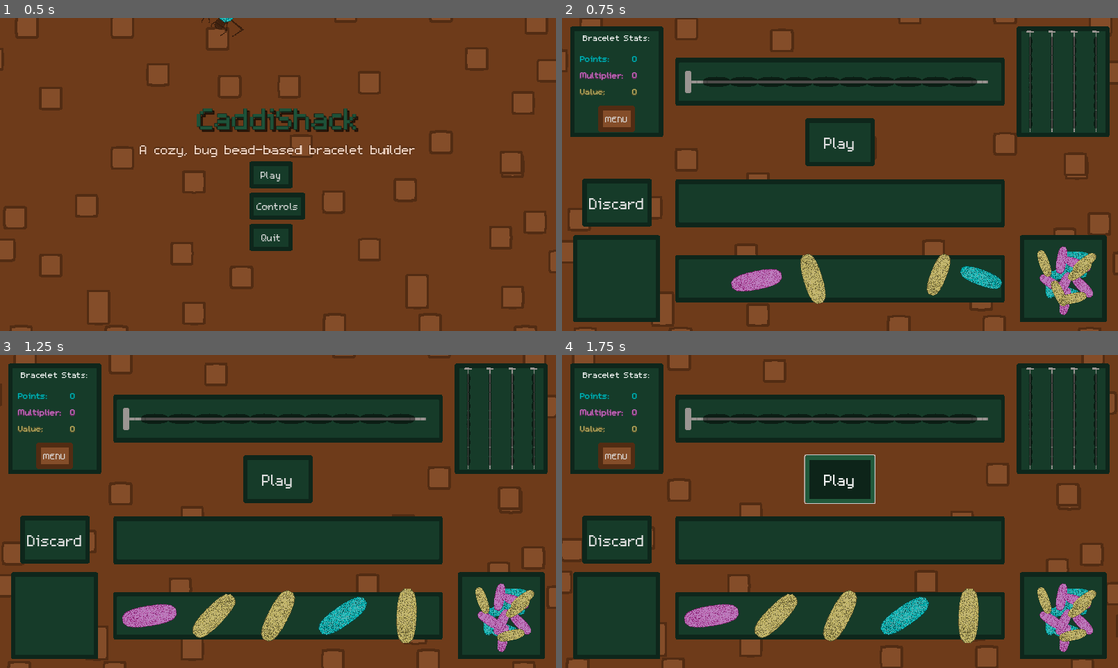
Above: before the commit, frames 1-4 (two rows, left to right).
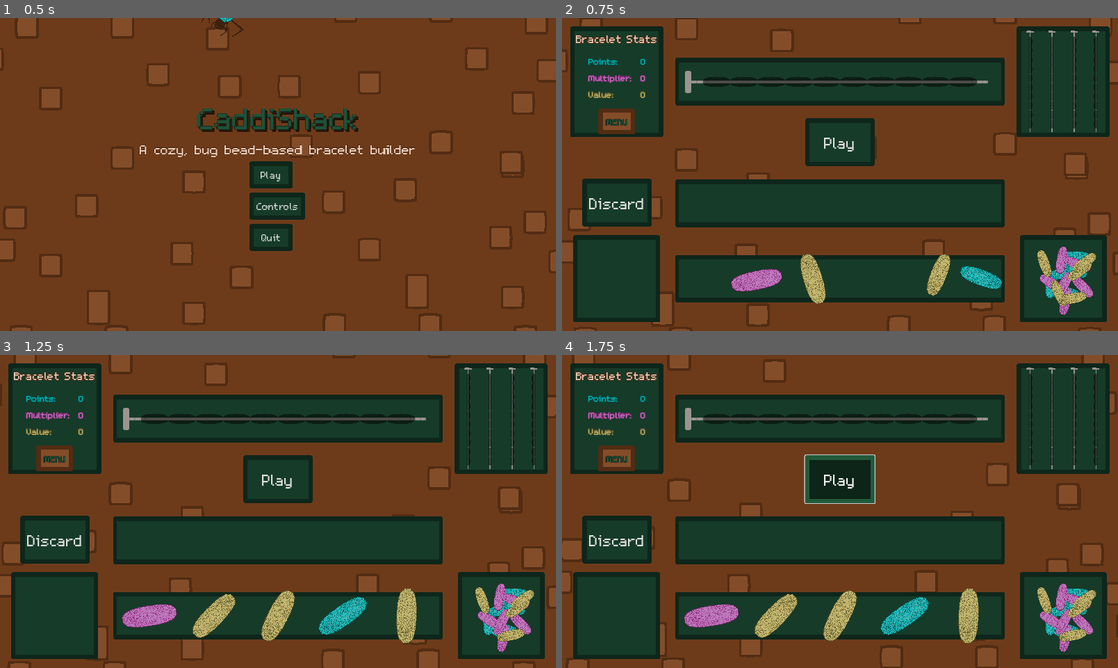
Above: after the commit, the same moments.

Repository: Splashy-Inc/caddishack
Game: Godot game, scene res://SCENES/screen_manager.tscn
The game is run twice, just before and just after one commit, with the same random seed, the same clock (stepped at 60 frames per second) and the same inputs. The engine's default icon, where the game draws it, is replaced by a stand-in: a white triangle on a blue panel in a dark square.
Inputs:
- Up to frame 1 (0.5 s): no input
- Up to frame 2 (0.75 s): click "Play" at 0.5 s
- Up to frame 3 (1.25 s): no input
- Up to frame 4 (1.75 s): click "Play" at 1.25 s

Frame 1 is identical in both runs. In frame 2, 1.1% of the frame differs, in the area x 2-18%, y 5-38%; in frame 3, 1.1%; in frame 4, 1.1%.

Commit message:
Update some text things

Diff:
--- a/SCENES/CRAFT_STATION/bracelet_info_panel.tscn
+++ b/SCENES/CRAFT_STATION/bracelet_info_panel.tscn
@@ -1,12 +1,21 @@
-[gd_scene load_steps=7 format=3 uid="uid://1guuvhm3f7g"]
+[gd_scene load_steps=10 format=3 uid="uid://1guuvhm3f7g"]
 
 [ext_resource type="Script" path="res://SCRIPTS/CRAFT_STATION/bracelet_info_panel.gd" id="1_7kj4q"]
 [ext_resource type="Texture2D" uid="uid://cmuoseeihhp3q" path="res://ASSETS/Art/CRAFT_STATION/Run_Display.png" id="1_125mw"]
 [ext_resource type="PackedScene" uid="uid://l63bub3q0j7s" path="res://SCENES/GUI/pause_button.tscn" id="2_ftofv"]
+[ext_resource type="FontFile" uid="uid://di1ynwh6doxnf" path="res://ASSETS/Font/m5x7.ttf" id="3_cufab"]
 [ext_resource type="StyleBox" uid="uid://djqiuusgpwpce" path="res://RESOURCES/brown_button_hover_box_texture.tres" id="3_u5r03"]
 [ext_resource type="StyleBox" uid="uid://b5qasew2vnpnv" path="res://RESOURCES/brown_button_box_texture.tres" id="4_j0hpn"]
+[ext_resource type="Theme" uid="uid://dw1njnimthc2q" path="res://SCENES/CRAFT_STATION/green_text.tres" id="5_dtlaa"]
 
 [sub_resource type="StyleBoxEmpty" id="StyleBoxEmpty_dynvs"]
+
+[sub_resource type="LabelSettings" id="LabelSettings_g4d53"]
+font = ExtResource("3_cufab")
+font_size = 40
+font_color = Color(0.941176, 0.827451, 0.760784, 1)
+outline_size = 5
+outline_color = Color(0.321569, 0.172549, 0.0745098, 1)
 
 [node name="InfoPanel" type="Control"]
 layout_mode = 3
@@ -38,13 +47,13 @@
 [node name="PanelTitle" type="Label" parent="CenteredPanel/VBoxContainer"]
 layout_mode = 2
 size_flags_horizontal = 4
-theme_override_font_sizes/font_size = 32
-text = "Bracelet Stats:"
+text = "Bracelet Stats"
+label_settings = SubResource("LabelSettings_g4d53")
 horizontal_alignment = 1
 
 [node name="GridContainer" type="GridContainer" parent="CenteredPanel/VBoxContainer"]
 layout_mode = 2
-size_flags_horizontal = 0
+size_flags_horizontal = 4
 theme_override_constants/h_separation = 20
 theme_override_constants/v_separation = 10
 columns = 2
@@ -54,7 +63,7 @@
 size_flags_horizontal = 3
 theme_override_colors/font_color = Color(0, 0.721569, 0.721569, 1)
 theme_override_colors/font_outline_color = Color(0, 0.356863, 0.356863, 1)
-theme_override_constants/outline_size = 3
+theme_override_constants/outline_size = 5
 theme_override_font_sizes/font_size = 32
 text = "Points:"
 
@@ -63,7 +72,7 @@
 size_flags_horizontal = 3
 theme_override_colors/font_color = Color(0, 0.721569, 0.721569, 1)
 theme_override_colors/font_outline_color = Color(0, 0.356863, 0.356863, 1)
-theme_override_constants/outline_size = 3
+theme_override_constants/outline_size = 5
 theme_override_font_sizes/font_size = 32
 text = "0"
 
@@ -72,7 +81,7 @@
 size_flags_horizontal = 3
 theme_override_colors/font_color = Color(0.737255, 0.454902, 0.737255, 1)
 theme_override_colors/font_outline_color = Color(0.541176, 0.160784, 0.470588, 1)
-theme_override_constants/outline_size = 3
+theme_override_constants/outline_size = 5
 theme_override_font_sizes/font_size = 32
 text = "Multiplier:"
 horizontal_alignment = 2
@@ -82,7 +91,7 @@
 size_flags_horizontal = 3
 theme_override_colors/font_color = Color(0.737255, 0.454902, 0.737255, 1)
 theme_override_colors/font_outline_color = Color(0.541176, 0.160784, 0.470588, 1)
-theme_override_constants/outline_size = 3
+theme_override_constants/outline_size = 5
 theme_override_font_sizes/font_size = 32
 text = "0"
 
@@ -91,7 +100,7 @@
 size_flags_horizontal = 3
 theme_override_colors/font_color = Color(0.760784, 0.705882, 0.384314, 1)
 theme_override_colors/font_outline_color = Color(0.372549, 0.345098, 0.180392, 1)
-theme_override_constants/outline_size = 3
+theme_override_constants/outline_size = 5
 theme_override_font_sizes/font_size = 32
 text = "Value:"
 
@@ -100,13 +109,14 @@
 size_flags_horizontal = 3
 theme_override_colors/font_color = Color(0.760784, 0.705882, 0.384314, 1)
 theme_override_colors/font_outline_color = Color(0.372549, 0.345098, 0.180392, 1)
-theme_override_constants/outline_size = 3
+theme_override_constants/outline_size = 5
 theme_override_font_sizes/font_size = 32
 text = "0"
 
 [node name="PauseButton" parent="CenteredPanel/VBoxContainer" instance=ExtResource("2_ftofv")]
 layout_mode = 2
 size_flags_horizontal = 4
+theme = ExtResource("5_dtlaa")
 theme_override_font_sizes/font_size = 32
 theme_override_styles/hover = ExtResource("3_u5r03")
 theme_override_styles/normal = ExtResource("4_j0hpn")
--- /dev/null
+++ b/SCENES/CRAFT_STATION/green_text.tres
@@ -0,0 +1,6 @@
+[gd_resource type="Theme" format=3 uid="uid://dw1njnimthc2q"]
+
+[resource]
+Button/colors/font_color = Color(0.117647, 0.321569, 0.223529, 1)
+Button/colors/font_outline_color = Color(0.054902, 0.14902, 0.105882, 1)
+Button/constants/outline_size = 5
--- a/SCENES/SHOP/cart_panel.tscn
+++ b/SCENES/SHOP/cart_panel.tscn
@@ -7,6 +7,7 @@
 [ext_resource type="Script" path="res://RESOURCES/special_material_info.gd" id="4_e64o0"]
 [ext_resource type="Script" path="res://RESOURCES/egg_material_info.gd" id="5_7uv2r"]
 [ext_resource type="StyleBox" uid="uid://cqe3jf4ia3cgx" path="res://RESOURCES/button_box_disabled.tres" id="7_8retm"]
+[ext_resource type="Theme" uid="uid://dw1njnimthc2q" path="res://SCENES/CRAFT_STATION/green_text.tres" id="7_63xtu"]
 [ext_resource type="StyleBox" uid="uid://djqiuusgpwpce" path="res://RESOURCES/brown_button_hover_box_texture.tres" id="8_8rwvf"]
 [ext_resource type="StyleBox" uid="uid://b5qasew2vnpnv" path="res://RESOURCES/brown_button_box_texture.tres" id="9_bhpnm"]
 
@@ -158,6 +159,7 @@
 [node name="CheckoutButton" type="Button" parent="VBoxContainer/CurrentCostRow"]
 layout_mode = 2
 size_flags_horizontal = 3
+theme = ExtResource("7_63xtu")
 theme_override_font_sizes/font_size = 64
 theme_override_styles/disabled = ExtResource("7_8retm")
 theme_override_styles/hover_pressed = ExtResource("8_8rwvf")
Not shown: 1 places in RESOURCES/text_title.tres that only renumber resources
Not shown: 1 places in SCENES/CRAFT_STATION/run_info_menu.tscn that only renumber resources
Not shown: 1 places in SCENES/GUI/main_menu.tscn that only renumber resources
Not shown: 1 places in SCENES/SHOP/cart_panel.tscn that only renumber resources
